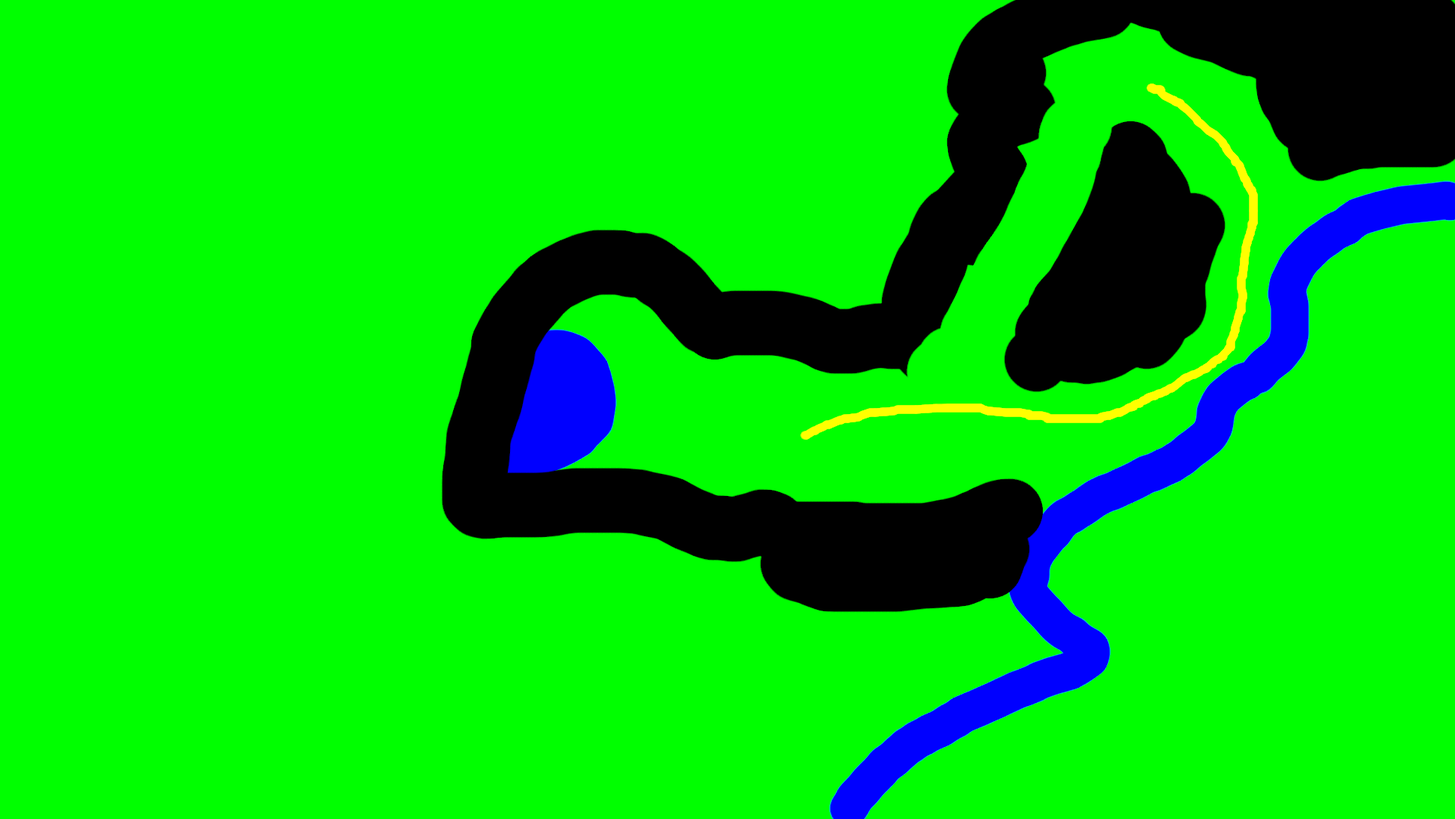
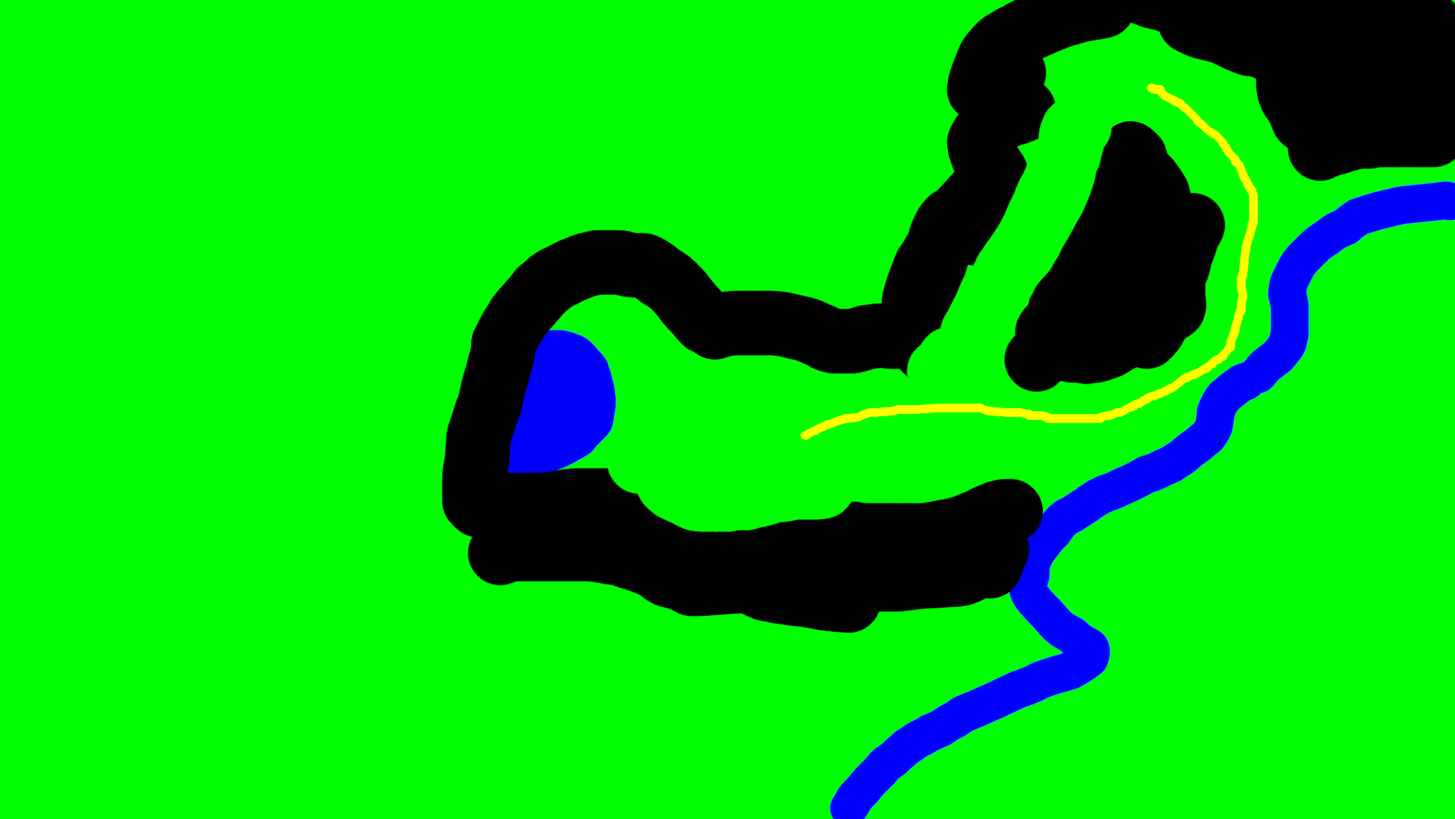
Layer changes from the first 1455px x 819px image to the second:
painted on "Background" over (466, 466, 881, 634)
